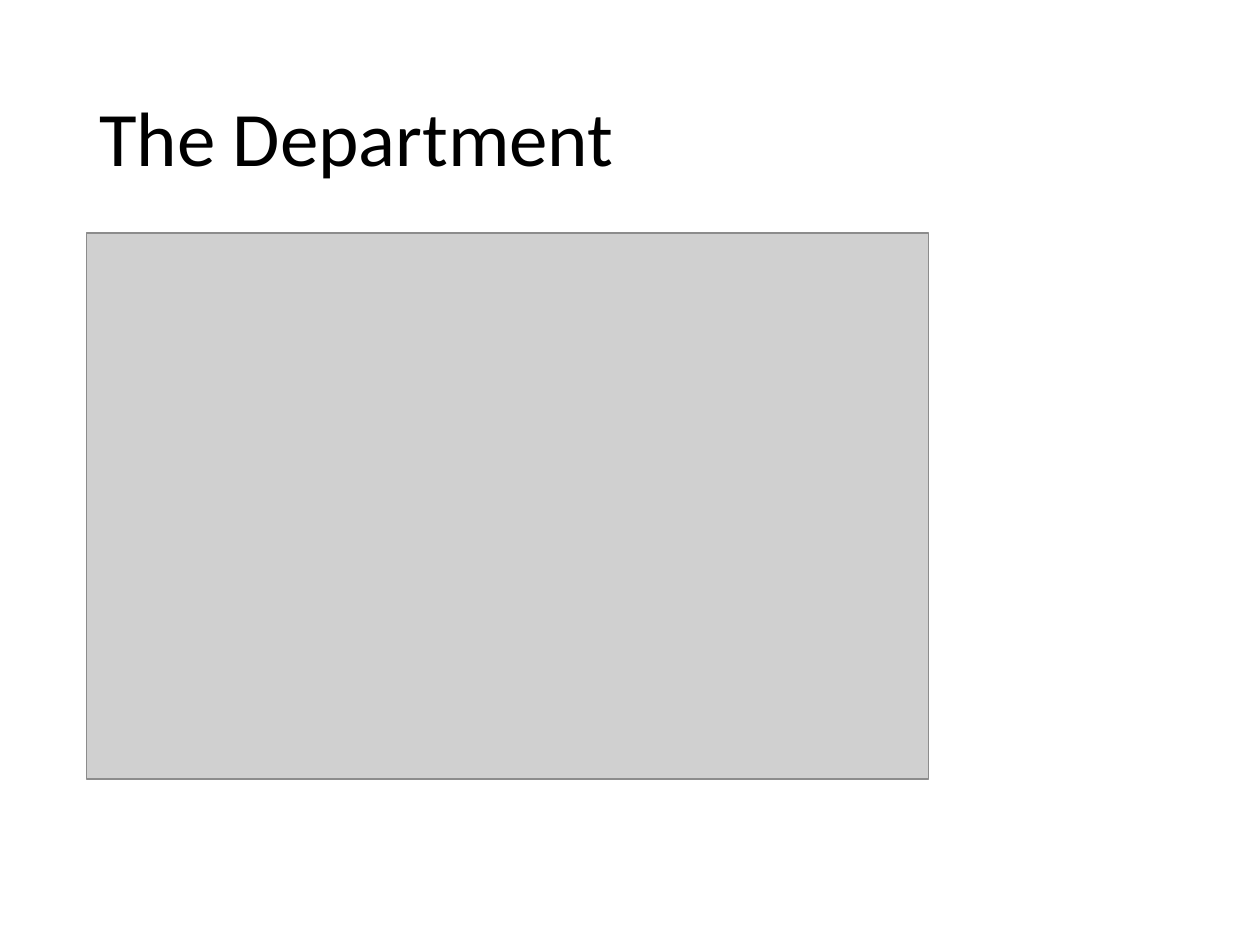
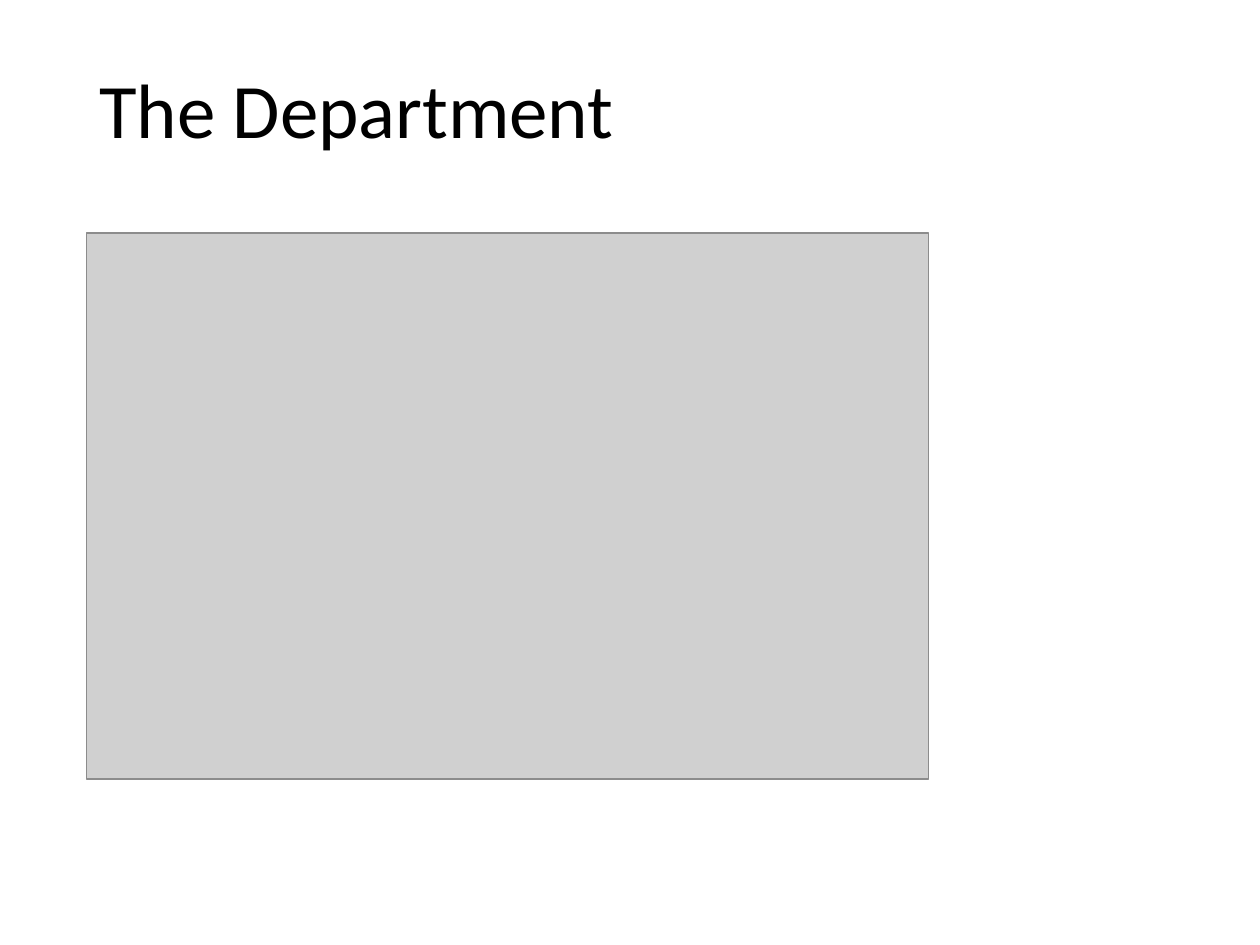
Before and after one commit to eguahlak/java-adv-01, a slide deck: slide 3 of src/main/resources/01 Generics and more.pptx. Drawn at 1260x945 pixels with LibreOffice and Linux fonts; fonts in the diff are those of the drawing; grey boxes stand for pictures. Boxes give left, top, right and bottom in pixels: in the first picture for what was removed or moved away, otherwise in the second. Text is boxed around its words. In the diff, an @@ line names an element or a change of style, - is before the commit and + after.

```diff
--- a/src/main/resources/01 Generics and more.pptx
+++ b/src/main/resources/01 Generics and more.pptx
@@ title "The Department": place and size @@
-title "The Department" at [99,112,614,179]
+title "The Department" at [99,84,614,151]
```
Also in this commit, not shown: 2 other slides changed, 1 slide added, 6 other files.
